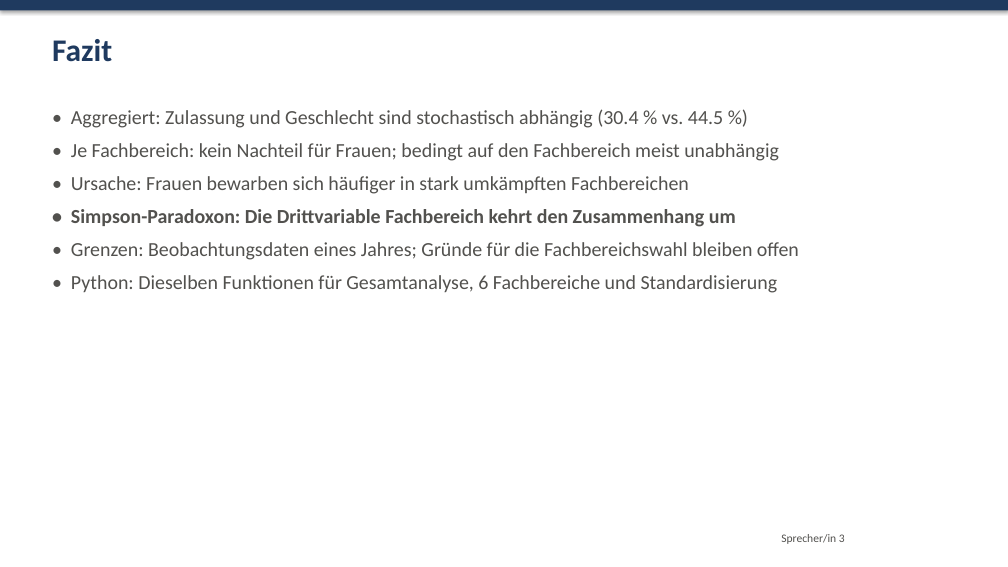
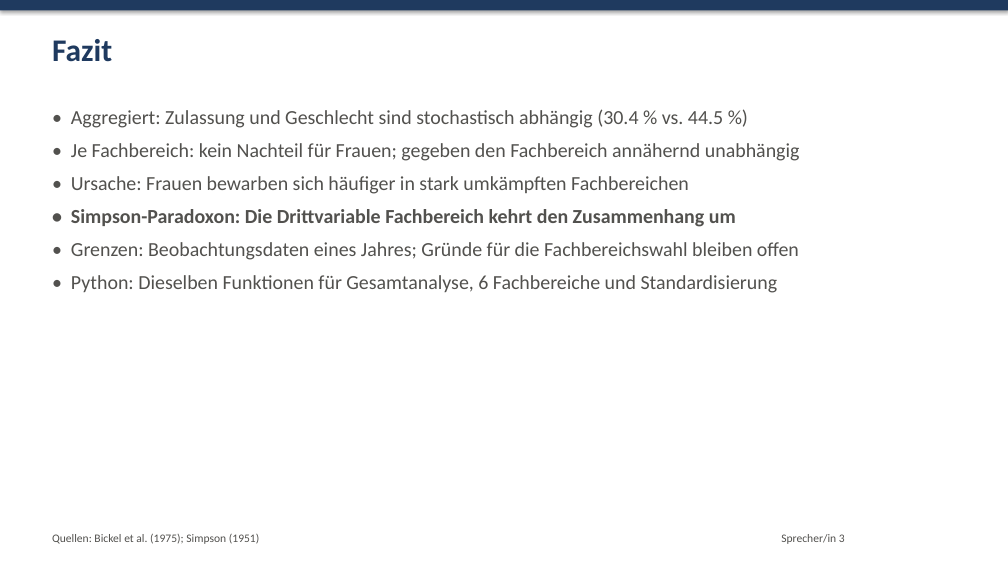
Before and after one commit to leozhaw26/statistik, a slide deck: slide 11 of vortrag4/Vortrag4_Praesentation.pptx. Drawn at 1008x567 pixels with LibreOffice and Linux fonts; fonts in the diff are those of the drawing. Boxes give left, top, right and bottom in pixels: in the first picture for what was removed or moved away, otherwise in the second. Text is boxed around its words. In the diff, an @@ line names an element or a change of style, - is before the commit and + after.

```diff
--- a/vortrag4/Vortrag4_Praesentation.pptx
+++ b/vortrag4/Vortrag4_Praesentation.pptx
@@ text at box(71, 143, 800, 161): text changed @@
-• Je Fachbereich: kein Nachteil für Frauen; bedingt auf den Fachbereich meist unabhängig
+• Je Fachbereich: kein Nachteil für Frauen; gegeben den Fachbereich annähernd unabhängig
@@ text added at box(52, 534, 259, 544), 11 pt, text #52514E @@
+Quellen: Bickel et al. (1975); Simpson (1951)
```
Also in this commit, not shown: 10 other slides changed, 6 other files.
